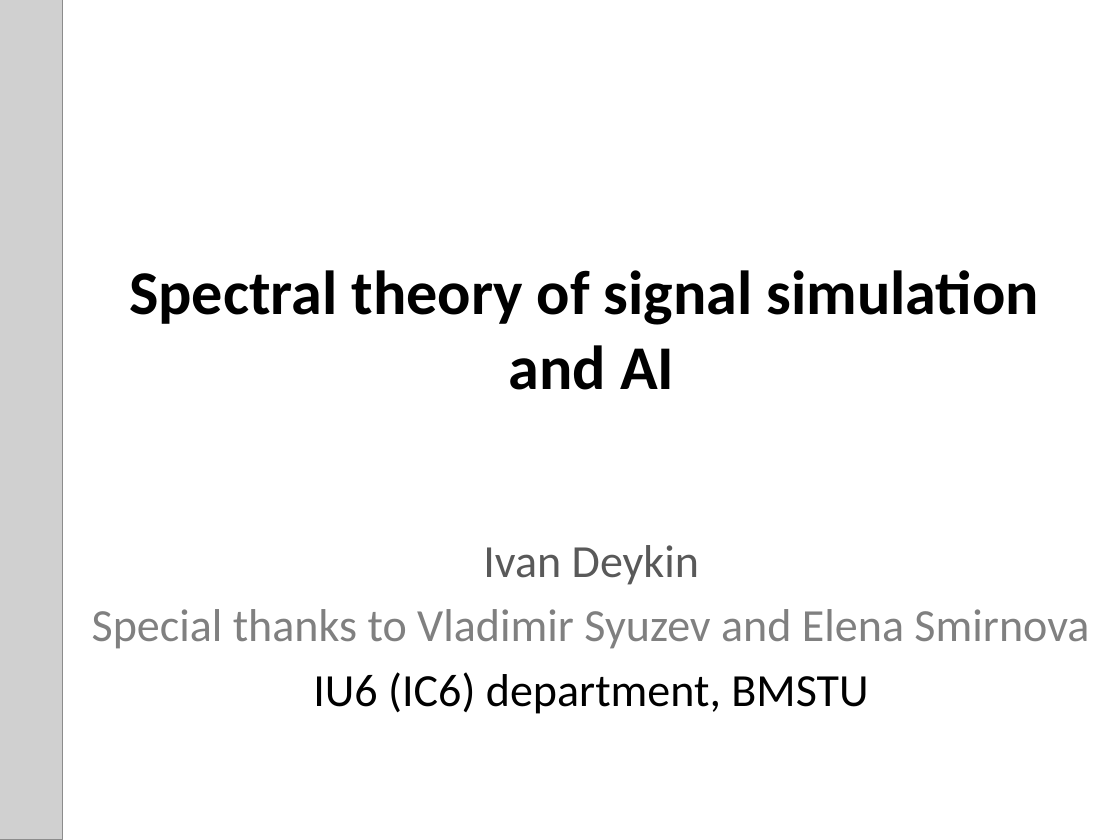
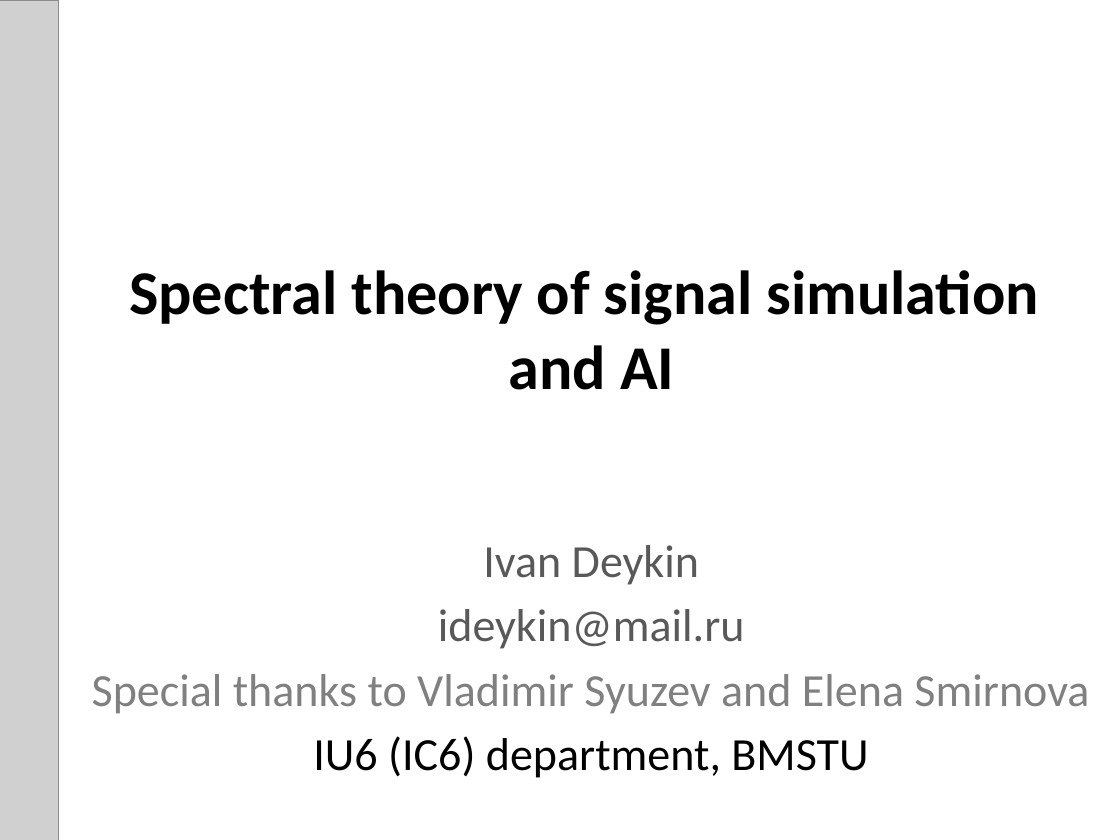
Before and after one commit to vandeyk/SpectralSimulationStudy, a slide deck: slide 1 of Spectral simulation and AI.pptx. Drawn at 1120x840 pixels with LibreOffice and Linux fonts; fonts in the diff are those of the drawing; grey boxes stand for pictures. Boxes give left, top, right and bottom in pixels: in the first picture for what was removed or moved away, otherwise in the second. Text is boxed around its words. In the diff, an @@ line names an element or a change of style, - is before the commit and + after.

```diff
--- a/Spectral simulation and AI.pptx
+++ b/Spectral simulation and AI.pptx
@@ picture at (x1=0, y1=1, x2=58, y2=840): rotation 0 to 270 degrees @@
@@ subtitle at (x1=438, y1=609, x2=745, y2=649): paragraph added @@
+ideykin@mail.ru
```
Also in this commit, not shown: 1 other slide changed, 1 slide removed.
